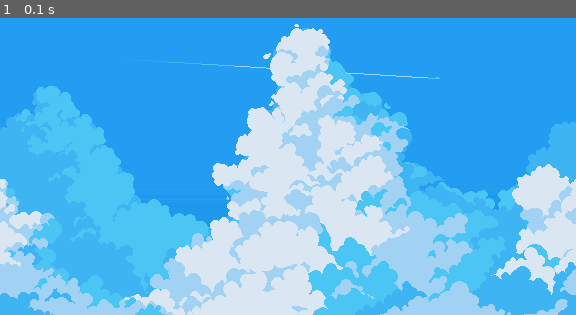
Above: before the commit, frame 1.
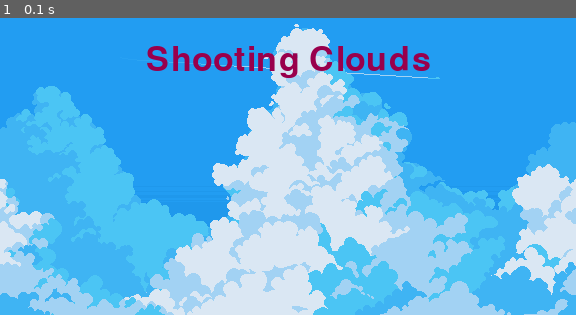
Above: after the commit, the same moment.

Repository: lucbazzani/space-shooter-pygame
Game: pygame game, started from main.py
Same seed, same stepped clock (60 frames per second), same inputs: the game is played once before the commit and once after it.
Inputs:
- Up to frame 1 (0.1 s): no input

The runs differ from the first frame. In frame 1, 1.9% of the frame differs, in the area x 25-75%, y 9-21%.

Commit message:
Print menu text and play menu song

Diff:
--- a/src/Menu.py
+++ b/src/Menu.py
@@ -1,7 +1,10 @@
 #!/usr/bin/python
 #-*- coding: utf-8 -*-
 import pygame.image
-from pygame import Surface
+from pygame import Surface, Rect
+from pygame.font import Font
+
+from src.utils.Const import WIN_WIDTH, GAME_TITLE_TEXT, TITLE_TEXT_COLOR
 
 
 class Menu:
@@ -11,7 +14,16 @@
         self.rect = self.surf.get_rect(left=0, top=0)
 
     def run(self):
+        pygame.mixer_music.load('./asset/sounds/electronic-diddie-2.mp3')
+        pygame.mixer_music.play(-1)
         running = True
         while running:
             self.screen.blit(source=self.surf, dest=self.rect)
+            self.menu_text(GAME_TITLE_TEXT, 50, TITLE_TEXT_COLOR, ((WIN_WIDTH / 2), 70))
             pygame.display.flip()
+
+    def menu_text(self, text: str, size: int, color: tuple, center_pos: tuple):
+        font: Font = pygame.font.SysFont(name='Pixelify Sans', size=size)
+        surf: Surface = font.render(text, True, color)
+        rect: Rect = surf.get_rect(center=center_pos)
+        self.screen.blit(source=surf, dest=rect)
--- a/src/utils/Const.py
+++ b/src/utils/Const.py
@@ -1,2 +1,4 @@
 WIN_WIDTH = 576
 WIN_HEIGHT = 324
+GAME_TITLE_TEXT = 'Shooting Clouds'
+TITLE_TEXT_COLOR = (153, 0, 76)
Not shown, changed: .DS_Store
Not shown, changed: asset/.DS_Store
Not shown, changed: diagrama_uml_spaceshooter.mdj
